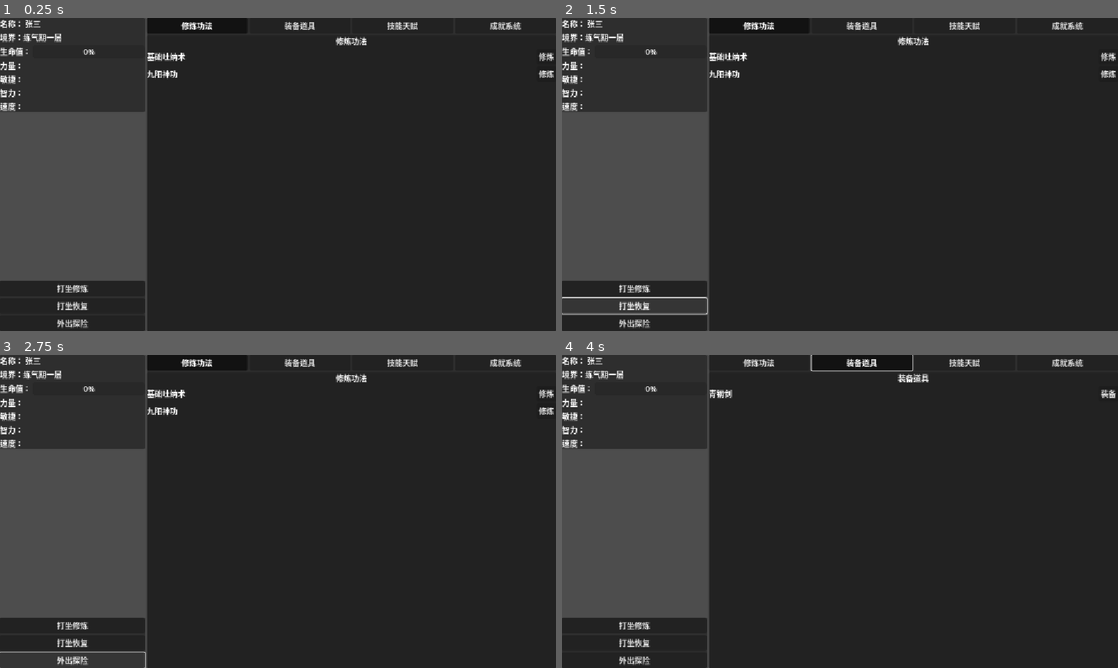
Above: before the commit, frames 1-4 (two rows, left to right).
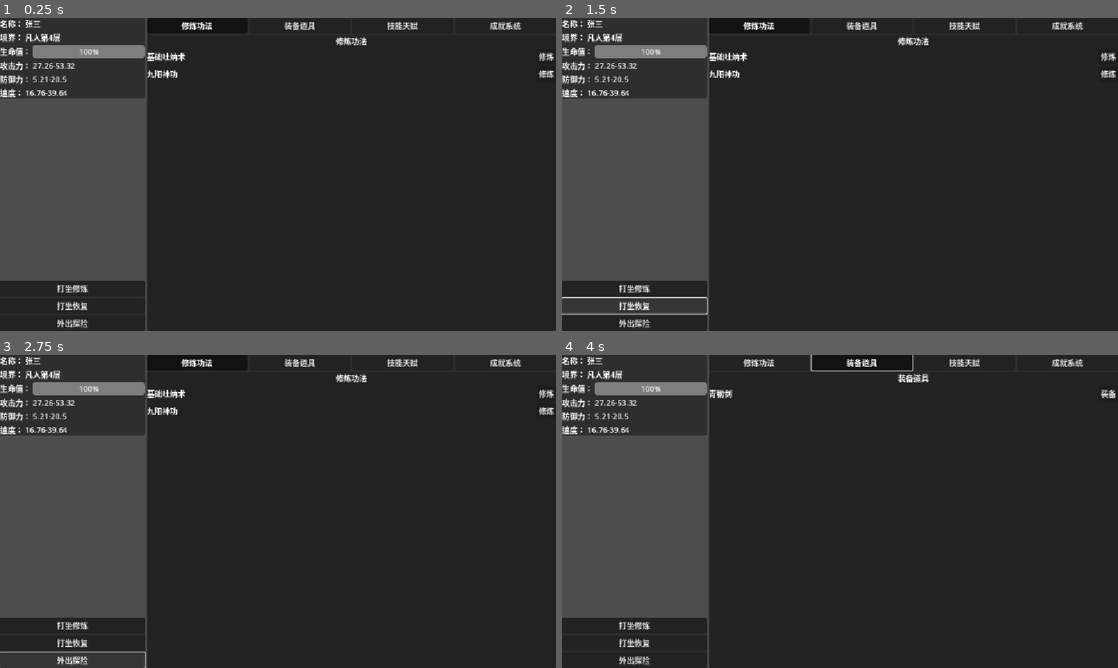
Above: after the commit, the same moments.

Repository: sevenyjl/Cultivation-Game
Game: Godot game, scene res://tscns/main.tscn
Two runs of this game, one before a commit and one after it. Both use one fixed random seed, a clock stepped at 60 frames per second and the inputs below.
Inputs:
- Up to frame 1 (0.25 s): no input
- Up to frame 2 (1.5 s): click "打坐修炼" at 0.5 s; click "打坐恢复" at 1.25 s
- Up to frame 3 (2.75 s): click "外出探险" at 2 s
- Up to frame 4 (4 s): click "修炼功法" at 2.75 s; click "装备道具" at 3.5 s

The runs differ from the first frame. In frame 1, 2.5% of the frame differs, in the area x 0-27%, y 4-30%; in frame 2, 2.5%; in frame 3, 2.5%; in frame 4, 2.5%.
Error before the commit: Invalid assignment of property or key 'text' with value of type 'String' on a base object of type 'HBoxContainer'. (res://tscns/修炼UI.gd:129)

Commit message:
refactor(境界系统): 重构境界系统为基于等级的动态计算
- 移除直接的realm属性，改为通过等级动态计算当前境界
- 简化角色创建时的初始化代码，直接设置等级而非多次调用level_up
- 改进UI显示，将属性改为范围值显示并优化布局
- 重构境界突破逻辑，自动处理境界变化时的属性提升

Diff:
--- a/cultivation-godot/entity/Base修仙者.gd
+++ b/cultivation-godot/entity/Base修仙者.gd
@@ -10,7 +10,6 @@
 @export var id: String = ""
 @export var name_str: String = "未命名修仙者"
 @export var level: int = 1  # 修炼等级
-@export var realm_level: int = 1  # 境界内等级（层）
 @export var experience: int = 0  # 经验值
 
 # 生命值系统（使用范围值类管理）
@@ -39,7 +38,7 @@
 	DUDIE        # 渡劫期
 }
 
-@export var realm: CultivationRealm = CultivationRealm.FANREN
+# 移除了直接的realm属性，改为通过等级动态计算
 
 signal 死亡(攻击角色:BaseCultivation,死亡角色:BaseCultivation)
 
@@ -74,9 +73,48 @@
 		defense_stats.max_growth = 3
 		defense_stats.growth_factor = 2
 
+# 根据等级获取当前境界
+func get_current_realm() -> CultivationRealm:
+	if level < 10:
+		return CultivationRealm.FANREN
+	elif level < 20:
+		return CultivationRealm.LIANQI
+	elif level < 35:
+		return CultivationRealm.ZHUJI
+	elif level < 50:
+		return CultivationRealm.JINDAN
+	elif level < 70:
+		return CultivationRealm.YUANYING
+	elif level < 90:
+		return CultivationRealm.HUASHEN
+	elif level < 110:
+		return CultivationRealm.LIANXU
+	elif level < 130:
+		return CultivationRealm.HEHE
+	elif level < 150:
+		return CultivationRealm.DACHENG
+	else:
+		return CultivationRealm.DUDIE
+
+# 获取境界内的层数
+func get_realm_level() -> int:
+	var current_realm = get_current_realm()
+	var start_level = get_required_level_for_realm(current_realm)
+
+	# 对于凡人，层数从1开始计算
+	if current_realm == CultivationRealm.FANREN:
+		return level
+	else:
+		# 其他境界，层数从1开始计算
+		return level - start_level + 1
+
 # 获取境界名称
 func get_realm_name() -> String:
-	match realm:
+	return get_realm_name_by_realm(get_current_realm())
+
+# 根据境界枚举获取对应的境界名称
+func get_realm_name_by_realm(target_realm: CultivationRealm) -> String:
+	match target_realm:
 		CultivationRealm.FANREN:
 			return "凡人"
 		CultivationRealm.LIANQI:
@@ -102,40 +140,80 @@
 
 # 获取完整的境界显示名称（包含层数）
 func get_full_realm_name() -> String:
-	if realm == CultivationRealm.FANREN:
-		return "凡人"
-	else:
-		return get_realm_name() + "第" + str(realm_level) + "层"
+	var current_realm = get_current_realm()
+	var realm_level = get_realm_level()
+
+	# 凡人也显示层数
+	return get_realm_name_by_realm(current_realm) + "第" + str(realm_level) + "层"
 
 # 升级
 func level_up():
 	level += 1
 	experience = 0
 
-	# 检查是否需要突破境界
-	if check_realm_breakthrough():
-		return  # 如果突破了境界，就不执行境界内升级
-
-	# 境界内升级（提升层数）
-	realm_level += 1
-
-	# 境界内升级时小幅提升属性
-	hp_stats.grow()  # 生命值随机成长
-	speed_stats.grow()  # 速度随机成长
-
+	# 检查是否刚刚突破了境界
+	var previous_realm = get_realm_by_level(level - 1)
+	var current_realm = get_current_realm()
+
+	if previous_realm != current_realm:
+		# 境界突破，执行突破逻辑
+		_on_realm_breakthrough(previous_realm, current_realm)
+	else:
+		# 境界内升级
+		# 境界内升级时小幅提升属性
+		hp_stats.grow()  # 生命值随机成长
+		speed_stats.grow()  # 速度随机成长
+		attack_stats.grow()  # 攻击力随机成长
+		defense_stats.grow()  # 防御力随机成长
+
+		# 生命值恢复到最大
+		hp_stats.current_value = hp_stats.max_value
+
+	print(name_str + " 修炼到 " + get_full_realm_name() + "！")
+
+
+# 根据等级获取对应的境界
+func get_realm_by_level(target_level: int) -> CultivationRealm:
+	if target_level < 10:
+		return CultivationRealm.FANREN
+	elif target_level < 20:
+		return CultivationRealm.LIANQI
+	elif target_level < 35:
+		return CultivationRealm.ZHUJI
+	elif target_level < 50:
+		return CultivationRealm.JINDAN
+	elif target_level < 70:
+		return CultivationRealm.YUANYING
+	elif target_level < 90:
+		return CultivationRealm.HUASHEN
+	elif target_level < 110:
+		return CultivationRealm.LIANXU
+	elif target_level < 130:
+		return CultivationRealm.HEHE
+	elif target_level < 150:
+		return CultivationRealm.DACHENG
+	else:
+		return CultivationRealm.DUDIE
+
+# 境界突破处理
+func _on_realm_breakthrough(old_realm: CultivationRealm, new_realm: CultivationRealm):
+	print(name_str + " 从 " + get_realm_name_by_realm(old_realm) + " 突破到 " + get_full_realm_name() + "！")
+
+	# 境界突破时大幅提升属性（比升级提升更多）
+	var breakthrough_multiplier = get_breakthrough_multiplier(new_realm)
+	# 使用新的生命值系统
+	for i in range(int(15 * breakthrough_multiplier)):
+		hp_stats.grow()
+	# 额外多次成长
+	for i in range(int(3 * breakthrough_multiplier)):
+		speed_stats.grow()
+	for i in range(int(3 * breakthrough_multiplier)):
+		attack_stats.grow()
+	for i in range(int(breakthrough_multiplier)):
+		defense_stats.grow()
 	# 生命值恢复到最大
 	hp_stats.current_value = hp_stats.max_value
-
-	print(name_str + " 修炼到 " + get_full_realm_name() + "！")
-
-
-# 检查是否需要突破境界
-func check_realm_breakthrough() -> bool:
-	var required_level = get_required_level_for_realm(realm + 1)
-	if level >= required_level and realm < CultivationRealm.DUDIE:
-		breakthrough_realm()
-		return true
-	return false
+	print("境界突破！属性大幅提升！")
 
 # 获取境界对应的等级要求
 func get_required_level_for_realm(target_realm: CultivationRealm) -> int:
@@ -163,27 +241,11 @@
 		_:
 			return 999
 
-# 突破境界
-func breakthrough_realm():
-	if realm < CultivationRealm.DUDIE:
-		var old_realm = realm
-		realm = (realm + 1) as CultivationRealm
-		realm_level = 1  # 突破后重置为第一层
-		print(name_str + " 从 " + get_realm_name_by_realm(old_realm) + " 突破到 " + get_full_realm_name() + "！")
-
-		# 境界突破时大幅提升属性（比升级提升更多）
-		var breakthrough_multiplier = get_breakthrough_multiplier()
-		# 使用新的生命值系统
-		for i in range(15 * breakthrough_multiplier):
-			hp_stats.grow()
-		# 额外多次成长
-		for i in range(int(3 * breakthrough_multiplier)):
-			speed_stats.grow()
-		print("境界突破！属性大幅提升！")
+# breakthrough_realm()方法已移除，境界突破现在通过升级时自动检测和处理
 
 # 获取境界突破的属性提升倍数
-func get_breakthrough_multiplier() -> float:
-	match realm:
+func get_breakthrough_multiplier(target_realm: CultivationRealm) -> float:
+	match target_realm:
 		CultivationRealm.LIANQI:
 			return 1.0    # 炼气期突破，基础倍数
 		CultivationRealm.ZHUJI:
@@ -205,32 +267,6 @@
 		_:
 			return 1.0
 
-# 根据境界枚举获取境界名称
-func get_realm_name_by_realm(target_realm: CultivationRealm) -> String:
-	match target_realm:
-		CultivationRealm.FANREN:
-			return "凡人"
-		CultivationRealm.LIANQI:
-			return "炼气期"
-		CultivationRealm.ZHUJI:
-			return "筑基期"
-		CultivationRealm.JINDAN:
-			return "金丹期"
-		CultivationRealm.YUANYING:
-			return "元婴期"
-		CultivationRealm.HUASHEN:
-			return "化神期"
-		CultivationRealm.LIANXU:
-			return "炼虚期"
-		CultivationRealm.HEHE:
-			return "合体期"
-		CultivationRealm.DACHENG:
-			return "大乘期"
-		CultivationRealm.DUDIE:
-			return "渡劫期"
-		_:
-			return "未知境界"
-
 static func 随机生成修仙者()->BaseCultivation:
 	return null
 
--- a/cultivation-godot/tscns/main.gd
+++ b/cultivation-godot/tscns/main.gd
@@ -40,21 +40,14 @@
 	# 队友1 - 修仙者
 	var teammate1 = BaseCultivation.new()
 	teammate1.name_str = "李四"
-	teammate1.realm = BaseCultivation.CultivationRealm.LIANQI
-
-	# 初始化并设置生命值
-	for i in 2:
-		teammate1.level_up()
+	teammate1.level = 12  # 对应炼气期第2层
 
 	formation[1][0] = teammate1  # 第二排左侧
 
 	# 队友2 - 修仙者
 	var teammate2 = BaseCultivation.new()
 	teammate2.name_str = "王五"
-	teammate2.realm = BaseCultivation.CultivationRealm.FANREN
-
-	for i in 2:
-		teammate2.level_up()
+	teammate2.level = 5  # 对应凡人第5层
 	formation[1][2] = teammate2  # 第二排右侧
 
 	return formation
@@ -71,25 +64,19 @@
 	# 敌人1 - 野狼（妖兽）
 	var wolf = BaseCultivation.new()
 	wolf.name_str = "野狼"
-
-	# 初始化并设置生命值
-	wolf.realm = BaseCultivation.CultivationRealm.FANREN
-	for i in 2:
-		wolf.level_up()
+	wolf.level = 3  # 对应凡人第3层
 	formation[0][2] = wolf  # 第一排右侧位置
 
 	# 敌人2 - 哥布林（魔物）
 	var goblin = BaseCultivation.new()
 	goblin.name_str = "哥布林"
-	goblin.realm = BaseCultivation.CultivationRealm.FANREN
+	goblin.level = 2  # 对应凡人第2层
 
 	formation[1][1] = goblin  # 第二排中间位置
 
 	# 敌人3 - 暗影魔（隐藏Boss）
 	var shadow_demon = BaseCultivation.new()
-	shadow_demon.realm = BaseCultivation.CultivationRealm.ZHUJI
-	for i in 3:
-		shadow_demon.level_up()
+	shadow_demon.level = 22  # 对应筑基期第2层
 	formation[2][1] = shadow_demon  # 第三排中间位置
 
 	return formation
--- a/cultivation-godot/tscns/修炼UI.gd
+++ b/cultivation-godot/tscns/修炼UI.gd
@@ -16,13 +16,12 @@
 @onready var achievements_content = $VBoxContainer/HBoxContainer/主容器/VBoxContainer/Tab容器/Tab内容/成就系统内容
 
 # 修仙者信息节点引用
-@onready var name_label = $VBoxContainer/HBoxContainer/侧边栏/修仙者信息/VBoxContainer/名称
-@onready var level_label = $VBoxContainer/HBoxContainer/侧边栏/修仙者信息/VBoxContainer/等级
-@onready var hp_progress = $VBoxContainer/HBoxContainer/侧边栏/修仙者信息/VBoxContainer/生命值/ProgressBar
-@onready var strength_label = $VBoxContainer/HBoxContainer/侧边栏/修仙者信息/VBoxContainer/力量
-@onready var agility_label = $VBoxContainer/HBoxContainer/侧边栏/修仙者信息/VBoxContainer/敏捷
-@onready var intelligence_label = $VBoxContainer/HBoxContainer/侧边栏/修仙者信息/VBoxContainer/智力
-@onready var speed_label = $VBoxContainer/HBoxContainer/侧边栏/修仙者信息/VBoxContainer/速度
+@onready var name_value = $VBoxContainer/HBoxContainer/侧边栏/修仙者信息/VBoxContainer/名称/value
+@onready var realm_value = $VBoxContainer/HBoxContainer/侧边栏/修仙者信息/VBoxContainer/境界/value
+@onready var hp_progress = $VBoxContainer/HBoxContainer/侧边栏/修仙者信息/VBoxContainer/生命值/value
+@onready var attack_value = $VBoxContainer/HBoxContainer/侧边栏/修仙者信息/VBoxContainer/攻击力/value
+@onready var defense_value = $VBoxContainer/HBoxContainer/侧边栏/修仙者信息/VBoxContainer/防御力/value
+@onready var speed_value = $VBoxContainer/HBoxContainer/侧边栏/修仙者信息/VBoxContainer/速度/value
 
 # 操作按钮节点引用
 @onready var cultivation_button = $VBoxContainer/HBoxContainer/侧边栏/操作/VBoxContainer/打坐修炼
@@ -126,17 +125,19 @@
 
 # 更新修仙者信息
 func update_cultivator_info(cultivator: BaseCultivation):
-	name_label.text = "名称：" + cultivator.name_str
-	level_label.text = "境界：" + cultivator.get_full_realm_name()
+	# 更新名称
+	name_value.text = cultivator.name_str
+
+	# 更新境界
+	realm_value.text = cultivator.get_full_realm_name()
 
 	# 更新生命值进度条
 	hp_progress.value = (float(cultivator.hp_stats.get_current_value()) / float(cultivator.hp_stats.max_value)) * 100.0
 
-	# 更新属性
-	strength_label.text = "力量：" + str(cultivator.strength)
-	agility_label.text = "敏捷：" + str(cultivator.agility)
-	intelligence_label.text = "智力：" + str(cultivator.intelligence)
-	speed_label.text = "速度：" + str(cultivator.speed)
+	# 更新属性范围显示（RandomValue类型，显示min_value-max_value范围）
+	attack_value.text = str(cultivator.attack_stats.min_value) + "-" + str(cultivator.attack_stats.max_value)
+	defense_value.text = str(cultivator.defense_stats.min_value) + "-" + str(cultivator.defense_stats.max_value)
+	speed_value.text = str(cultivator.speed_stats.min_value) + "-" + str(cultivator.speed_stats.max_value)
 
 # 添加功法到列表
 func add_cultivation_technique(technique_name: String, _description: String = ""):
--- a/cultivation-godot/tscns/修炼UI.tscn
+++ b/cultivation-godot/tscns/修炼UI.tscn
@@ -46,9 +46,16 @@
 layout_mode = 2
 text = "张三"
 
-[node name="等级" type="Label" parent="VBoxContainer/HBoxContainer/侧边栏/修仙者信息/VBoxContainer"]
-layout_mode = 2
-text = "境界：练气期一层"
+[node name="境界" type="HBoxContainer" parent="VBoxContainer/HBoxContainer/侧边栏/修仙者信息/VBoxContainer"]
+layout_mode = 2
+
+[node name="Label" type="Label" parent="VBoxContainer/HBoxContainer/侧边栏/修仙者信息/VBoxContainer/境界"]
+layout_mode = 2
+text = "境界："
+
+[node name="value" type="Label" parent="VBoxContainer/HBoxContainer/侧边栏/修仙者信息/VBoxContainer/境界"]
+layout_mode = 2
+text = "练气期一层"
 
 [node name="生命值" type="HBoxContainer" parent="VBoxContainer/HBoxContainer/侧边栏/修仙者信息/VBoxContainer"]
 layout_mode = 2
@@ -61,21 +68,38 @@
 layout_mode = 2
 size_flags_horizontal = 3
 
-[node name="力量" type="Label" parent="VBoxContainer/HBoxContainer/侧边栏/修仙者信息/VBoxContainer"]
-layout_mode = 2
-text = "力量："
-
-[node name="敏捷" type="Label" parent="VBoxContainer/HBoxContainer/侧边栏/修仙者信息/VBoxContainer"]
-layout_mode = 2
-text = "敏捷："
-
-[node name="智力" type="Label" parent="VBoxContainer/HBoxContainer/侧边栏/修仙者信息/VBoxContainer"]
-layout_mode = 2
-text = "智力："
-
-[node name="速度" type="Label" parent="VBoxContainer/HBoxContainer/侧边栏/修仙者信息/VBoxContainer"]
+[node name="攻击力" type="HBoxContainer" parent="VBoxContainer/HBoxContainer/侧边栏/修仙者信息/VBoxContainer"]
+layout_mode = 2
+
+[node name="Label" type="Label" parent="VBoxContainer/HBoxContainer/侧边栏/修仙者信息/VBoxContainer/攻击力"]
+layout_mode = 2
+text = "攻击力："
+
+[node name="value" type="Label" parent="VBoxContainer/HBoxContainer/侧边栏/修仙者信息/VBoxContainer/攻击力"]
+layout_mode = 2
+text = "20-30"
+
+[node name="防御力" type="HBoxContainer" parent="VBoxContainer/HBoxContainer/侧边栏/修仙者信息/VBoxContainer"]
+layout_mode = 2
+
+[node name="Label" type="Label" parent="VBoxContainer/HBoxContainer/侧边栏/修仙者信息/VBoxContainer/防御力"]
+layout_mode = 2
+text = "防御力："
+
+[node name="value" type="Label" parent="VBoxContainer/HBoxContainer/侧边栏/修仙者信息/VBoxContainer/防御力"]
+layout_mode = 2
+text = "0-10"
+
+[node name="速度" type="HBoxContainer" parent="VBoxContainer/HBoxContainer/侧边栏/修仙者信息/VBoxContainer"]
+layout_mode = 2
+
+[node name="Label" type="Label" parent="VBoxContainer/HBoxContainer/侧边栏/修仙者信息/VBoxContainer/速度"]
 layout_mode = 2
 text = "速度："
+
+[node name="value" type="Label" parent="VBoxContainer/HBoxContainer/侧边栏/修仙者信息/VBoxContainer/速度"]
+layout_mode = 2
+text = "10-15"
 
 [node name="空" type="PanelContainer" parent="VBoxContainer/HBoxContainer/侧边栏"]
 layout_mode = 2
